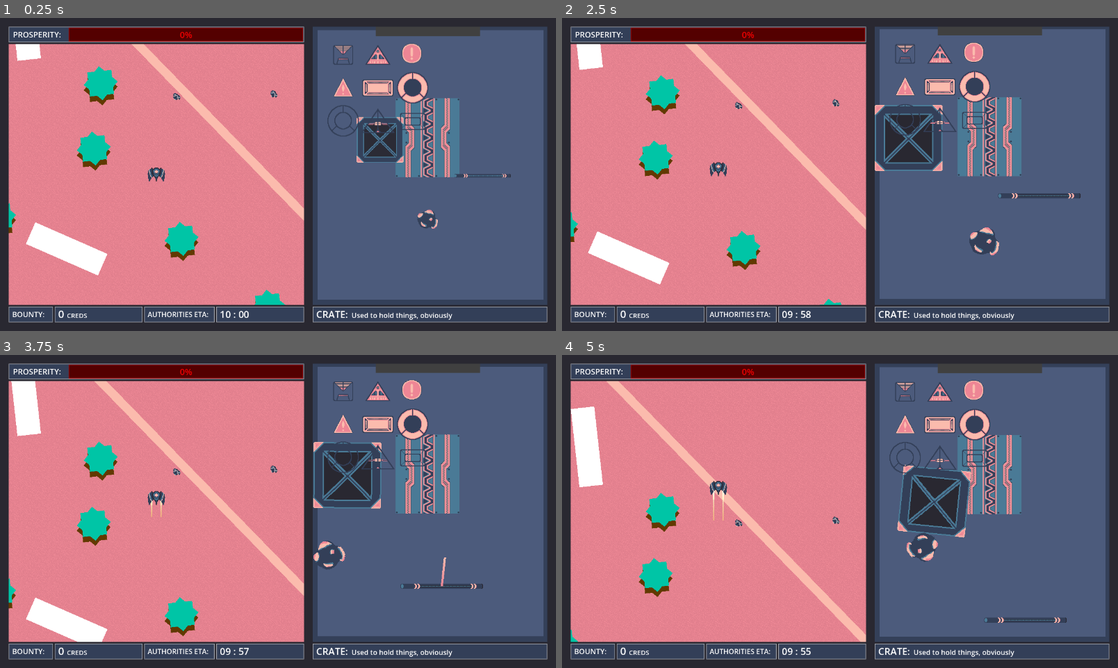
Above: before the commit, frames 1-4 (two rows, left to right).
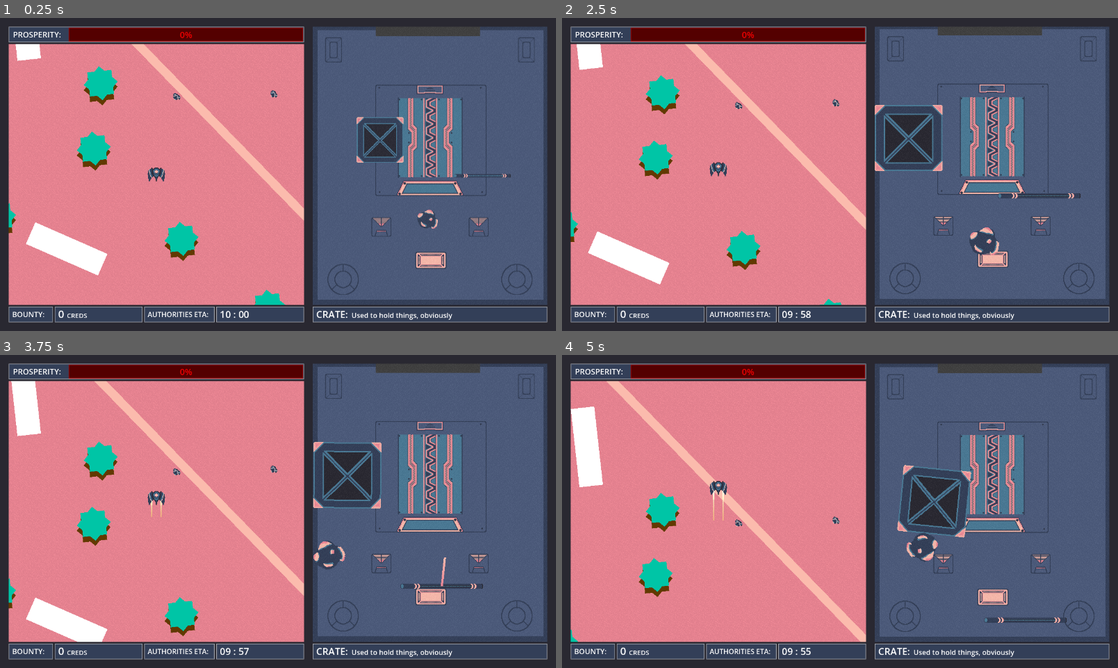
Above: after the commit, the same moments.

Repository: AstralStew/ProjectThornbury
Game: Godot game, scene res://Scenes/MainScene.tscn
The game is run twice, just before and just after one commit, with the same random seed, the same clock (stepped at 60 frames per second) and the same inputs. Before the commit the project starts from res://Scenes/level.tscn.
Inputs (mouse positions are in pixels of both pictures, inside the frame that each line leads up to):
- Up to frame 1 (0.25 s): no input
- Up to frame 2 (2.5 s): drag from (995, 165) to (834, 93) at 0.52 s; drag from (940, 146) to (834, 96) at 1.27 s; move the mouse to (1045, 187) at 2.02 s; hold D (MoveRight) from 2.03 s (still down); hold Shift (Boost) from 2.03 s (still down); click (1045, 187) at 2.17 s
- Up to frame 3 (3.75 s): release D (MoveRight) at 2.75 s; release Shift (Boost) at 2.75 s; drag from (411, 592) to (177, 445) at 2.77 s; move the mouse to (444, 558) at 3.52 s; hold A (MoveLeft) from 3.53 s (still down); hold Shift (Boost) from 3.53 s (still down); click (444, 558) at 3.67 s
- Up to frame 4 (5 s): release A (MoveLeft) at 4.25 s; release Shift (Boost) at 4.25 s; drag from (673, 464) to (1112, 376) at 4.27 s

The runs differ from the first frame. In frame 1, 4.3% of the frame differs, in the area x 58-97%, y 6-89%; in frame 2, 4.3%; in frame 3, 4.4%; in frame 4, 4.3%.

Commit message:
Hanger redux

Diff:
--- a/Scenes/InventoryPrefabs/inventory.tscn
+++ b/Scenes/InventoryPrefabs/inventory.tscn
@@ -7,12 +7,16 @@
 [ext_resource type="Script" uid="uid://de381ep43a5bi" path="res://Scripts/Chute.gd" id="3_k1vlg"]
 [ext_resource type="PackedScene" uid="uid://be2frk3ryyebk" path="res://Scenes/InventoryPrefabs/item_pipe.tscn" id="4_aco8w"]
 [ext_resource type="Script" uid="uid://dw1ch6u6ctwe8" path="res://Scripts/damage_texture.gd" id="5_aco8w"]
+[ext_resource type="Texture2D" uid="uid://bqlsoecnfovaq" path="res://Assets/Images/Inventory/Panel.png" id="6_lnm75"]
 [ext_resource type="Texture2D" uid="uid://056n6uoorop6" path="res://Assets/Images/Hanger/HangerDoor.png" id="7_v7qpt"]
 [ext_resource type="Texture2D" uid="uid://i1g58vh6a4qg" path="res://Assets/Images/Inventory/Greebles.png" id="10_lnm75"]
 [ext_resource type="Script" uid="uid://ba0ppdfg70y3g" path="res://Scripts/HangerCamera.gd" id="10_v7qpt"]
 
 [sub_resource type="Gradient" id="Gradient_v7qpt"]
 colors = PackedColorArray(0.93333334, 0.5254902, 0.58431375, 1, 0.9843137, 0.73333335, 0.6784314, 1)
+
+[sub_resource type="RectangleShape2D" id="RectangleShape2D_0n8tc"]
+size = Vector2(116, 72)
 
 [sub_resource type="Gradient" id="Gradient_03ybr"]
 interpolation_mode = 2
@@ -33,9 +37,6 @@
 seamless = true
 normalize = false
 seamless_blend_skirt = 0.464
-
-[sub_resource type="RectangleShape2D" id="RectangleShape2D_0n8tc"]
-size = Vector2(116, 72)
 
 [sub_resource type="WorldBoundaryShape2D" id="WorldBoundaryShape2D_51e2h"]
 
@@ -102,11 +103,11 @@
 size = Vector2i(540, 640)
 render_target_update_mode = 4
 
-[node name="BackgroundElements" type="Node2D" parent="SubViewportContainer/SubViewport" unique_id=1687082410]
-z_index = -1
+[node name="Colours" type="Node2D" parent="SubViewportContainer/SubViewport" unique_id=346356498]
+z_index = -2
 position = Vector2(265, 0)
 
-[node name="BackgroundWall" type="ColorRect" parent="SubViewportContainer/SubViewport/BackgroundElements" unique_id=2010464744]
+[node name="BackgroundWall" type="ColorRect" parent="SubViewportContainer/SubViewport/Colours" unique_id=2010464744]
 anchors_preset = 15
 anchor_right = 1.0
 anchor_bottom = 1.0
@@ -119,7 +120,7 @@
 mouse_filter = 2
 color = Color(0.20483068, 0.25032598, 0.3507662, 1)
 
-[node name="BackgroundFloor1" type="ColorRect" parent="SubViewportContainer/SubViewport/BackgroundElements" unique_id=676433382]
+[node name="BackgroundFloor1" type="ColorRect" parent="SubViewportContainer/SubViewport/Colours" unique_id=676433382]
 anchors_preset = 15
 anchor_right = 1.0
 anchor_bottom = 1.0
@@ -130,35 +131,9 @@
 grow_horizontal = 2
 grow_vertical = 2
 mouse_filter = 2
-color = Color(0.2969033, 0.3585674, 0.48664355, 1)
-
-[node name="BackgroundFloorL" type="ColorRect" parent="SubViewportContainer/SubViewport/BackgroundElements" unique_id=972572487]
-anchors_preset = 15
-anchor_right = 1.0
-anchor_bottom = 1.0
-offset_left = -254.0
-offset_top = 163.0
-offset_right = -86.685
-offset_bottom = 348.0
-grow_horizontal = 2
-grow_vertical = 2
-mouse_filter = 2
-color = Color(0.2969033, 0.3585674, 0.48664355, 1)
-
-[node name="BackgroundFloorR" type="ColorRect" parent="SubViewportContainer/SubViewport/BackgroundElements" unique_id=812382015]
-anchors_preset = 15
-anchor_right = 1.0
-anchor_bottom = 1.0
-offset_left = 85.0
-offset_top = 163.0
-offset_right = 252.315
-offset_bottom = 348.0
-grow_horizontal = 2
-grow_vertical = 2
-mouse_filter = 2
-color = Color(0.2969033, 0.3585674, 0.48664355, 1)
-
-[node name="BackgroundDoor" type="ColorRect" parent="SubViewportContainer/SubViewport/BackgroundElements" unique_id=969965782]
+color = Color(0.29803923, 0.35686275, 0.4862745, 1)
+
+[node name="BackgroundDoor" type="ColorRect" parent="SubViewportContainer/SubViewport/Colours" unique_id=969965782]
 anchors_preset = 15
 anchor_right = 1.0
 anchor_bottom = 1.0
@@ -171,35 +146,19 @@
 mouse_filter = 2
 color = Color(0.25, 0.25, 0.25, 1)
 
-[node name="DamageTexture" type="TextureRect" parent="SubViewportContainer/SubViewport/BackgroundElements" unique_id=665973928]
-self_modulate = Color(1, 1, 1, 0)
-texture_filter = 1
-anchors_preset = 15
-anchor_right = 1.0
-anchor_bottom = 1.0
-offset_left = -331.0
-offset_top = -66.0
-offset_right = 361.0
-offset_bottom = 722.0
-grow_horizontal = 2
-grow_vertical = 2
-texture = SubResource("NoiseTexture2D_toeaj")
-stretch_mode = 1
-script = ExtResource("5_aco8w")
-
-[node name="Chute" type="Area2D" parent="SubViewportContainer/SubViewport/BackgroundElements" unique_id=1174495063]
-position = Vector2(0, 256)
+[node name="Chute" type="Area2D" parent="SubViewportContainer/SubViewport" unique_id=1174495063]
+position = Vector2(271, 256)
 collision_layer = 1024
 collision_mask = 256
 monitorable = false
 linear_damp = 100.0
 script = ExtResource("3_k1vlg")
 
-[node name="CollisionShape2D" type="CollisionShape2D" parent="SubViewportContainer/SubViewport/BackgroundElements/Chute" unique_id=1113201749]
+[node name="CollisionShape2D" type="CollisionShape2D" parent="SubViewportContainer/SubViewport/Chute" unique_id=1113201749]
 rotation = -1.5707964
 shape = SubResource("RectangleShape2D_0n8tc")
 
-[node name="Outside" type="ColorRect" parent="SubViewportContainer/SubViewport/BackgroundElements/Chute" unique_id=2032913877]
+[node name="Outside" type="ColorRect" parent="SubViewportContainer/SubViewport/Chute" unique_id=2032913877]
 show_behind_parent = true
 anchors_preset = 15
 anchor_right = 1.0
@@ -214,25 +173,192 @@
 mouse_filter = 2
 color = Color(0.93, 0.6138, 0.66122985, 1)
 
-[node name="HangerDoorLeft" type="Sprite2D" parent="SubViewportContainer/SubViewport/BackgroundElements/Chute" unique_id=870151413]
+[node name="HangerDoorLeft" type="Sprite2D" parent="SubViewportContainer/SubViewport/Chute" unique_id=870151413]
 position = Vector2(-33, 0)
 rotation = -1.5707964
 texture = ExtResource("7_v7qpt")
 region_enabled = true
 region_rect = Rect2(4, 95, 182, 83)
 
-[node name="HangerDoorRight" type="Sprite2D" parent="SubViewportContainer/SubViewport/BackgroundElements/Chute" unique_id=1064261200]
+[node name="HangerDoorRight" type="Sprite2D" parent="SubViewportContainer/SubViewport/Chute" unique_id=1064261200]
 position = Vector2(33, 0)
 rotation = -1.5707963
 texture = ExtResource("7_v7qpt")
 region_enabled = true
 region_rect = Rect2(4, 12, 182, 81)
 
-[node name="EntrancePoint" type="Marker2D" parent="SubViewportContainer/SubViewport/BackgroundElements/Chute" unique_id=1808015914]
+[node name="EntrancePoint" type="Marker2D" parent="SubViewportContainer/SubViewport/Chute" unique_id=1808015914]
 position = Vector2(0, -90)
 
-[node name="ExitPoint" type="Marker2D" parent="SubViewportContainer/SubViewport/BackgroundElements/Chute" unique_id=1178400924]
+[node name="ExitPoint" type="Marker2D" parent="SubViewportContainer/SubViewport/Chute" unique_id=1178400924]
 position = Vector2(0, 75)
+
+[node name="DoorCoverL" type="ColorRect" parent="SubViewportContainer/SubViewport" unique_id=972572487]
+anchors_preset = 15
+anchor_right = 1.0
+anchor_bottom = 1.0
+offset_left = 11.0
+offset_top = 164.0
+offset_right = -344.0
+offset_bottom = -291.0
+grow_horizontal = 2
+grow_vertical = 2
+mouse_filter = 2
+color = Color(0.29803923, 0.35686275, 0.4862745, 1)
+
+[node name="Border" type="ColorRect" parent="SubViewportContainer/SubViewport/DoorCoverL" unique_id=619863449]
+show_behind_parent = true
+layout_mode = 1
+anchors_preset = 15
+anchor_right = 1.0
+anchor_bottom = 1.0
+offset_left = 177.0
+offset_right = 2.0
+grow_horizontal = 2
+grow_vertical = 2
+mouse_filter = 2
+color = Color(0.2, 0.24705882, 0.34509805, 1)
+
+[node name="DoorCoverR" type="ColorRect" parent="SubViewportContainer/SubViewport" unique_id=812382015]
+anchors_preset = 15
+anchor_right = 1.0
+anchor_bottom = 1.0
+offset_left = 345.0
+offset_top = 164.0
+offset_right = -10.0
+offset_bottom = -291.0
+grow_horizontal = 2
+grow_vertical = 2
+mouse_filter = 2
+color = Color(0.29803923, 0.35686275, 0.4862745, 1)
+
+[node name="Border" type="ColorRect" parent="SubViewportContainer/SubViewport/DoorCoverR" unique_id=1152409331]
+show_behind_parent = true
+layout_mode = 1
+anchors_preset = 15
+anchor_right = 1.0
+anchor_bottom = 1.0
+offset_left = -2.0
+offset_right = -176.9999
+grow_horizontal = 2
+grow_vertical = 2
+mouse_filter = 2
+color = Color(0.2, 0.24705882, 0.34509805, 1)
+
+[node name="Greebles" type="Node2D" parent="SubViewportContainer/SubViewport" unique_id=1687082410]
+position = Vector2(270, 0)
+
+[node name="Rectangle" type="Sprite2D" parent="SubViewportContainer/SubViewport/Greebles" unique_id=73881646]
+position = Vector2(-222, 54)
+rotation = 1.5707964
+texture = ExtResource("10_lnm75")
+region_enabled = true
+region_rect = Rect2(171, 172, 58, 39)
+
+[node name="Rectangle2" type="Sprite2D" parent="SubViewportContainer/SubViewport/Greebles" unique_id=54922364]
+position = Vector2(222, 54)
+rotation = 4.712389
+texture = ExtResource("10_lnm75")
+region_enabled = true
+region_rect = Rect2(171, 172, 58, 39)
+
+[node name="Circle" type="Sprite2D" parent="SubViewportContainer/SubViewport/Greebles" unique_id=677246406]
+position = Vector2(-200, 582)
+texture = ExtResource("10_lnm75")
+region_enabled = true
+region_rect = Rect2(4, 154, 72, 72)
+
+[node name="Circle2" type="Sprite2D" parent="SubViewportContainer/SubViewport/Greebles" unique_id=1045348872]
+position = Vector2(200, 582)
+texture = ExtResource("10_lnm75")
+region_enabled = true
+region_rect = Rect2(4, 154, 72, 72)
+
+[node name="Square" type="Sprite2D" parent="SubViewportContainer/SubViewport/Greebles" unique_id=682753416]
+position = Vector2(112, 461.5)
+texture = ExtResource("10_lnm75")
+region_enabled = true
+region_rect = Rect2(17, 16, 46, 45)
+
+[node name="Square2" type="Sprite2D" parent="SubViewportContainer/SubViewport/Greebles" unique_id=1819492994]
+position = Vector2(-112, 461.5)
+texture = ExtResource("10_lnm75")
+region_enabled = true
+region_rect = Rect2(17, 16, 46, 45)
+
+[node name="Rectangle3" type="Sprite2D" parent="SubViewportContainer/SubViewport/Greebles" unique_id=1821495713]
+position = Vector2(2, 538)
+texture = ExtResource("10_lnm75")
+region_enabled = true
+region_rect = Rect2(84, 95, 72, 39)
+
+[node name="Panel" type="Sprite2D" parent="SubViewportContainer/SubViewport/Greebles" unique_id=268236817]
+position = Vector2(2, 262)
+texture = ExtResource("6_lnm75")
+
+[node name="DamageTexture" type="TextureRect" parent="SubViewportContainer/SubViewport" unique_id=665973928]
+self_modulate = Color(1, 1, 1, 0)
+texture_filter = 1
+anchors_preset = 15
+anchor_right = 1.0
+anchor_bottom = 1.0
+offset_left = 339.0
+offset_top = -2.0
+offset_right = 311.0
+offset_bottom = -130.0
+grow_horizontal = 2
+grow_vertical = 2
+texture = SubResource("NoiseTexture2D_toeaj")
+stretch_mode = 1
+script = ExtResource("5_aco8w")
+
+[node name="DamageTexture2" type="TextureRect" parent="SubViewportContainer/SubViewport" unique_id=1586552641]
+self_modulate = Color(1, 1, 1, 0)
+texture_filter = 1
+anchors_preset = 15
+anchor_right = 1.0
+anchor_bottom = 1.0
+offset_left = -175.0
+offset_top = -351.0
+offset_right = -203.0
+offset_bottom = -479.0
+grow_horizontal = 2
+grow_vertical = 2
+texture = SubResource("NoiseTexture2D_toeaj")
+stretch_mode = 1
+script = ExtResource("5_aco8w")
+
+[node name="DamageTexture3" type="TextureRect" parent="SubViewportContainer/SubViewport" unique_id=728344731]
+self_modulate = Color(1, 1, 1, 0)
+texture_filter = 1
+anchors_preset = 15
+anchor_right = 1.0
+anchor_bottom = 1.0
+offset_left = -322.0
+offset_top = 165.0
+offset_right = -350.0
+offset_bottom = 37.0
+grow_horizontal = 2
+grow_vertical = 2
+texture = SubResource("NoiseTexture2D_toeaj")
+stretch_mode = 1
+script = ExtResource("5_aco8w")
+
+[node name="DamageTexture4" type="TextureRect" parent="SubViewportContainer/SubViewport" unique_id=2116039705]
+self_modulate = Color(1, 1, 1, 0)
+texture_filter = 1
+anchors_preset = 15
+anchor_right = 1.0
+anchor_bottom = 1.0
+offset_left = 191.0
+offset_top = 352.0
+offset_right = 163.0
+offset_bottom = 224.0
+grow_horizontal = 2
+grow_vertical = 2
+texture = SubResource("NoiseTexture2D_toeaj")
+stretch_mode = 1
+script = ExtResource("5_aco8w")
 
 [node name="BoundaryTop" type="StaticBody2D" parent="SubViewportContainer/SubViewport" unique_id=799551523]
 position = Vector2(265, 0)
@@ -320,9 +446,5 @@
 texture = SubResource("NoiseTexture2D_v7qpt")
 stretch_mode = 1
 
-[node name="Greebles" type="Sprite2D" parent="SubViewportContainer/SubViewport" unique_id=73881646]
-position = Vector2(150, 141)
-texture = ExtResource("10_lnm75")
-
-[connection signal="body_entered" from="SubViewportContainer/SubViewport/BackgroundElements/Chute" to="SubViewportContainer/SubViewport/BackgroundElements/Chute" method="_on_body_entered"]
+[connection signal="body_entered" from="SubViewportContainer/SubViewport/Chute" to="SubViewportContainer/SubViewport/Chute" method="_on_body_entered"]
 [connection signal="input_event" from="SubViewportContainer/SubViewport/BootArea" to="SubViewportContainer/SubViewport/BootArea" method="_on_input_event"]
--- a/Scenes/level.tscn
+++ b/Scenes/MainScene.tscn
@@ -1,9 +1,9 @@
 [gd_scene format=3 uid="uid://jcnlsaxu7mak"]
 
-[ext_resource type="Script" uid="uid://d20p3gscbndy2" path="res://Scripts/UIManager.gd" id="1_81xng"]
-[ext_resource type="PackedScene" uid="uid://cbf7m3hmnto6d" path="res://Scenes/OutsidePrefabs/collectable_pipe.tscn" id="2_6phgx"]
-[ext_resource type="PackedScene" uid="uid://l0cg84jp4bre" path="res://Scenes/OutsidePrefabs/outside.tscn" id="2_81xng"]
-[ext_resource type="PackedScene" uid="uid://dfbi3x303ug65" path="res://Scenes/InventoryPrefabs/inventory.tscn" id="3_6phgx"]
+[ext_resource type="Script" uid="uid://d20p3gscbndy2" path="res://Scripts/UIManager.gd" id="1_7rqgy"]
+[ext_resource type="PackedScene" uid="uid://l0cg84jp4bre" path="res://Scenes/OutsidePrefabs/outside.tscn" id="2_qxria"]
+[ext_resource type="PackedScene" uid="uid://cbf7m3hmnto6d" path="res://Scenes/OutsidePrefabs/collectable_pipe.tscn" id="3_y4jh7"]
+[ext_resource type="PackedScene" uid="uid://dfbi3x303ug65" path="res://Scenes/InventoryPrefabs/inventory.tscn" id="4_q68mp"]
 
 [sub_resource type="Gradient" id="Gradient_81xng"]
 offsets = PackedFloat32Array(0, 0.50641024, 1)
--- a/Scripts/Chute.gd
+++ b/Scripts/Chute.gd
@@ -18,8 +18,8 @@
 	#chute_gfx.color = Color(0.933, 0.525, 0.584)
 	if _tween: _tween.kill()
 	_tween = create_tween().set_ease(Tween.EASE_IN_OUT).set_trans(Tween.TRANS_QUAD).set_parallel()
-	_tween.tween_property(hanger_door_left,"position",Vector2(-93,0),0.25)
-	_tween.tween_property(hanger_door_right,"position",Vector2(93,0),0.25)
+	_tween.tween_property(hanger_door_left,"position",Vector2(-105,0),0.25)
+	_tween.tween_property(hanger_door_right,"position",Vector2(105,0),0.25)
 
 func close() -> void:
 	#chute_gfx.color = Color(0.2, 0.2, 0.2)
--- a/Scripts/GameBalanceManager.gd
+++ b/Scripts/GameBalanceManager.gd
@@ -39,6 +39,8 @@
 	GLOBALS.INVENTORY_CAMERA_PAN_STRENGTH = game_config.INVENTORY_CAMERA_PAN_STRENGTH
 	GLOBALS.INVENTORY_CAMERA_PAN_SPEED = game_config.INVENTORY_CAMERA_PAN_SPEED
 
+
+
 	GLOBALS.ROCK_MASS = game_config.ROCK_MASS
 	GLOBALS.ROCK_FORCE_SCALE = game_config.ROCK_FORCE_SCALE
 	GLOBALS.ROCK_EXTRA_MOVE_DRAG = game_config.ROCK_EXTRA_MOVE_DRAG
--- a/Scripts/HangerCamera.gd
+++ b/Scripts/HangerCamera.gd
@@ -4,6 +4,7 @@
 
 func _ready() -> void:
 	GLOBALS.on_health_changed().connect(jolt)
+	$Noise.modulate = Color.WHITE.lerp(Color.TRANSPARENT,0.96)
 
 # Called every frame. 'delta' is the elapsed time since the previous frame.
 func _physics_process(delta: float) -> void:
@@ -17,4 +18,4 @@
 func jolt() -> void:
 	$Noise.modulate = Color(1.0, 1.0, 1.0, 0.42)
 	await get_tree().create_timer(0.5,true,false,true).timeout
-	$Noise.modulate = Color.WHITE.lerp(Color.TRANSPARENT,remap(GLOBALS.proportional_health,0,1,0.69,1))
+	$Noise.modulate = Color.WHITE.lerp(Color.TRANSPARENT,remap(GLOBALS.proportional_health,0,1,0.69,0.96))
Not shown: 3 places in Scenes/MainScene.tscn that only renumber resources
